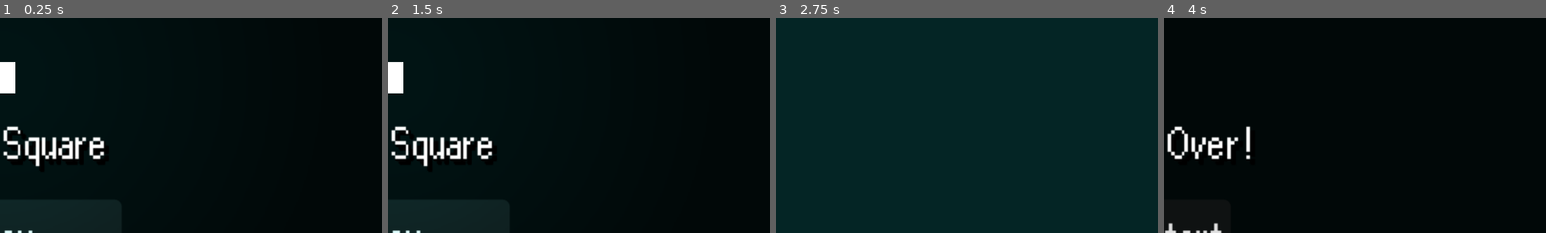
Above: before the commit, frames 1-4 (left to right).
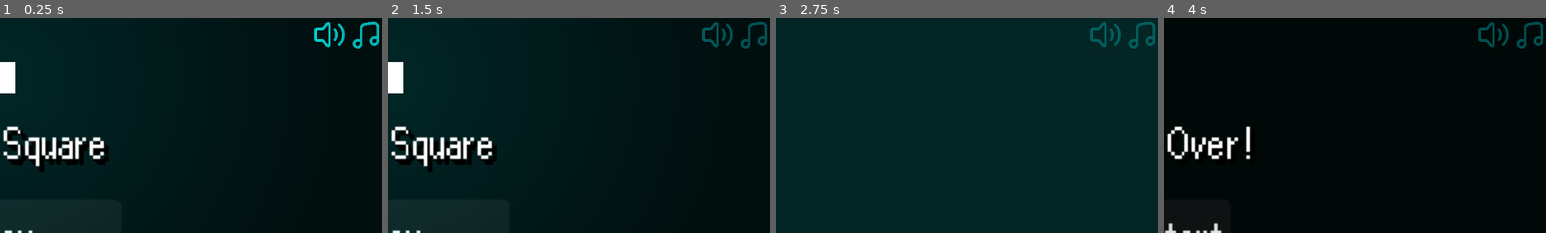
Above: after the commit, the same moments.

Repository: Nabil080/flappy-square
Game: Godot game, scene res://core/game.tscn
Same seed, same stepped clock (60 frames per second), same inputs: the game is played once before the commit and once after it.
Inputs (mouse positions are % of the whole screen's width and height, from its top left):
- Up to frame 1 (0.25 s): no input
- Up to frame 2 (1.5 s): click (98, 4) at 0.52 s; click (93, 4) at 1.27 s
- Up to frame 3 (2.75 s): click "Play" at 2 s
- Up to frame 4 (4 s): click (93, 4) at 2.77 s; click (93, 4) at 3.52 s
The pictures show only the part of the screen within x 50-100%, y 0-50%; the shares and areas given below are measured in that part.

The runs differ from the first frame. In frame 1, 0.7% of the frame differs, in the area x 82-100%, y 1-15%; in frame 2, 0.7%; in frame 3, 0.6%; in frame 4, 0.6%.

Commit message:
Sound buttons

Diff:
--- /dev/null
+++ b/UI/sound_buttons.gd
@@ -0,0 +1,17 @@
+extends Control
+
+@onready var sfx_button: TextureButton = $SfxButton
+@onready var music_button: TextureButton = $MusicButton
+
+func _on_music_button_toggled(toggled_on: bool) -> void:
+	Input.action_press("toggle_music")
+	Input.action_release("toggle_music")
+
+	music_button.self_modulate.a = 1.0 if toggled_on else 0.4  # full or dim
+
+
+func _on_sfx_button_toggled(toggled_on: bool) -> void:
+	Input.action_press("toggle_sfx")
+	Input.action_release("toggle_sfx")
+
+	sfx_button.self_modulate.a = 1.0 if toggled_on else 0.4
--- /dev/null
+++ b/UI/sound_buttons.tscn
@@ -0,0 +1,52 @@
+[gd_scene load_steps=4 format=3 uid="uid://c4ggvkfbuurq2"]
+
+[ext_resource type="Script" uid="uid://bt1vryu70k1by" path="res://UI/sound_buttons.gd" id="1_qduy1"]
+[ext_resource type="Texture2D" uid="uid://rrftw6fs2wpm" path="res://assets/sound-svgrepo-com(1).svg" id="2_qduy1"]
+[ext_resource type="Texture2D" uid="uid://d4fdhad16pmm0" path="res://assets/sound-on-svgrepo-com.svg" id="3_csj85"]
+
+[node name="SoundButtons" type="Control"]
+process_mode = 3
+layout_mode = 3
+anchors_preset = 1
+anchor_left = 1.0
+anchor_right = 1.0
+grow_horizontal = 0
+script = ExtResource("1_qduy1")
+
+[node name="MusicButton" type="TextureButton" parent="."]
+self_modulate = Color(0, 0.7155849, 0.7158631, 1)
+layout_mode = 1
+anchors_preset = 1
+anchor_left = 1.0
+anchor_right = 1.0
+offset_left = -14.0
+offset_bottom = 14.0
+grow_horizontal = 0
+focus_mode = 0
+toggle_mode = true
+button_pressed = true
+texture_normal = ExtResource("2_qduy1")
+texture_pressed = ExtResource("2_qduy1")
+ignore_texture_size = true
+stretch_mode = 0
+
+[node name="SfxButton" type="TextureButton" parent="."]
+self_modulate = Color(0, 0.7155849, 0.7158631, 1)
+layout_mode = 1
+anchors_preset = 1
+anchor_left = 1.0
+anchor_right = 1.0
+offset_left = -29.0
+offset_right = -15.0
+offset_bottom = 14.0
+grow_horizontal = 0
+focus_mode = 0
+toggle_mode = true
+button_pressed = true
+texture_normal = ExtResource("3_csj85")
+texture_pressed = ExtResource("3_csj85")
+ignore_texture_size = true
+stretch_mode = 0
+
+[connection signal="toggled" from="MusicButton" to="." method="_on_music_button_toggled"]
+[connection signal="toggled" from="SfxButton" to="." method="_on_sfx_button_toggled"]
--- a/UI/starting_menu.gd
+++ b/UI/starting_menu.gd
@@ -5,7 +5,7 @@
 	get_tree().paused = true
 
 func _on_button_pressed() -> void:
-	Music.play()
+	#Music.play()
 	get_tree().paused = false
 	hide()
 	$"../../Player".is_playing = true
--- a/UI/starting_menu.tscn
+++ b/UI/starting_menu.tscn
@@ -3,7 +3,7 @@
 [ext_resource type="Script" uid="uid://c25lclunrfres" path="res://UI/starting_menu.gd" id="1_wbhx8"]
 
 [sub_resource type="StyleBoxFlat" id="StyleBoxFlat_jobbv"]
-bg_color = Color(0, 0, 0, 0.78431374)
+bg_color = Color(0, 0, 0, 0.6156863)
 
 [node name="StartingMenu" type="Control"]
 process_mode = 2
--- /dev/null
+++ b/assets/sound-on-svgrepo-com.svg
@@ -0,0 +1,11 @@
+<!DOCTYPE svg PUBLIC "-//W3C//DTD SVG 1.1//EN" "http://www.w3.org/Graphics/SVG/1.1/DTD/svg11.dtd">
+<!-- Uploaded to: SVG Repo, www.svgrepo.com, Transformed by: SVG Repo Mixer Tools -->
+<svg width="800px" height="800px" viewBox="0 0 24 24" fill="none" xmlns="http://www.w3.org/2000/svg">
+
+<g id="SVGRepo_bgCarrier" stroke-width="0"/>
+
+<g id="SVGRepo_tracerCarrier" stroke-linecap="round" stroke-linejoin="round"/>
+
+<g id="SVGRepo_iconCarrier"> <path d="M2 14.9588L2 9.04123C2 8.46617 2.44772 8 3 8H6.58579C6.851 8 7.10536 7.8903 7.29289 7.69503L10.2929 4.30706C10.9229 3.65112 12 4.11568 12 5.04332V18.9567C12 19.8908 10.91 20.3524 10.2839 19.6834L7.29437 16.3145C7.10615 16.1134 6.84791 16 6.57824 16H3C2.44772 16 2 15.5338 2 14.9588Z" stroke="#ffffff" stroke-width="2" stroke-linecap="round" stroke-linejoin="round"/> <path d="M16 8.5C17.3333 10.2778 17.3333 13.7222 16 15.5" stroke="#ffffff" stroke-width="2" stroke-linecap="round" stroke-linejoin="round"/> <path d="M19 5C22.9879 8.80835 23.0121 15.2171 19 19" stroke="#ffffff" stroke-width="2" stroke-linecap="round" stroke-linejoin="round"/> </g>
+
+</svg>
--- /dev/null
+++ b/assets/sound-svgrepo-com(1).svg
@@ -0,0 +1,11 @@
+<!DOCTYPE svg PUBLIC "-//W3C//DTD SVG 1.1//EN" "http://www.w3.org/Graphics/SVG/1.1/DTD/svg11.dtd">
+<!-- Uploaded to: SVG Repo, www.svgrepo.com, Transformed by: SVG Repo Mixer Tools -->
+<svg width="800px" height="800px" viewBox="0 0 24 24" version="1.1" xmlns="http://www.w3.org/2000/svg" xmlns:xlink="http://www.w3.org/1999/xlink" fill="#000000">
+
+<g id="SVGRepo_bgCarrier" stroke-width="0"/>
+
+<g id="SVGRepo_tracerCarrier" stroke-linecap="round" stroke-linejoin="round"/>
+
+<g id="SVGRepo_iconCarrier"> <title>Sound</title> <g id="Page-1" stroke="none" stroke-width="1" fill="none" fill-rule="evenodd"> <g id="Sound"> <rect id="Rectangle" fill-rule="nonzero" x="0" y="0" width="24" height="24"> </rect> <path d="M21,16 L21,6.54138 C21,4.68756 19.3354,3.27743 17.5068,3.5822 L11.5068,4.5822 C10.0602,4.82329 9,6.07486 9,7.54138 L9,18" id="Path" stroke="#ffffff" stroke-width="2" stroke-linecap="round"> </path> <path d="M6.5,21 C7.88071,21 9,19.8807 9,18.5 L9,16 L6.5,16 C5.11929,16 4,17.1193 4,18.5 C4,19.8807 5.11929,21 6.5,21 Z" id="Path" stroke="#ffffff" stroke-width="2" stroke-linecap="round"> </path> <path d="M18.5,19 C19.8807,19 21,17.8807 21,16.5 L21,14 L18.5,14 C17.1193,14 16,15.1193 16,16.5 C16,17.8807 17.1193,19 18.5,19 Z" id="Path" stroke="#ffffff" stroke-width="2" stroke-linecap="round"> </path> </g> </g> </g>
+
+</svg>
--- a/core/game.gd
+++ b/core/game.gd
@@ -10,7 +10,6 @@
 
 var score := 0
 var best_score := 0
-
 
 func _ready() -> void:
 	_load_data()
--- a/core/game.tscn
+++ b/core/game.tscn
@@ -1,10 +1,11 @@
-[gd_scene load_steps=10 format=3 uid="uid://de6r0u0ts5icg"]
+[gd_scene load_steps=11 format=3 uid="uid://de6r0u0ts5icg"]
 
 [ext_resource type="Script" uid="uid://bqq3unspphv04" path="res://core/game.gd" id="1_a04qp"]
 [ext_resource type="PackedScene" uid="uid://fdaqc1nnjjjc" path="res://entities/player.tscn" id="1_d3un6"]
 [ext_resource type="Script" uid="uid://b65on5c3f8f6l" path="res://core/pipe_manager.gd" id="2_5sg27"]
 [ext_resource type="FontFile" uid="uid://cg24g0btouosh" path="res://assets/ari-w9500-condensed.ttf" id="2_a04qp"]
 [ext_resource type="PackedScene" uid="uid://dr7jkik87k7qj" path="res://UI/game_over_menu.tscn" id="3_sjcnv"]
+[ext_resource type="PackedScene" uid="uid://c4ggvkfbuurq2" path="res://UI/sound_buttons.tscn" id="5_gjr3k"]
 [ext_resource type="AudioStream" uid="uid://17hthmxx7u81" path="res://assets/game-over-arcade-6435.mp3" id="6_cjuek"]
 [ext_resource type="PackedScene" uid="uid://cf8regt20yulc" path="res://UI/starting_menu.tscn" id="7_vhpdd"]
 
@@ -58,6 +59,10 @@
 [node name="StartingMenu" parent="UI" instance=ExtResource("7_vhpdd")]
 layout_mode = 1
 
+[node name="SoundButtons" parent="UI" instance=ExtResource("5_gjr3k")]
+z_index = 10
+layout_mode = 1
+
 [node name="Floor" type="StaticBody2D" parent="." groups=["enemy"]]
 position = Vector2(160, 180)
 
@@ -88,6 +93,7 @@
 [node name="GameOverSound" type="AudioStreamPlayer" parent="."]
 process_mode = 3
 stream = ExtResource("6_cjuek")
+bus = &"sfx"
 
 [connection signal="game_restarted" from="UI/GameOverMenu" to="." method="_on_game_over_menu_game_restarted"]
 [connection signal="is_dead" from="Player" to="." method="_on_player_is_dead"]
--- /dev/null
+++ b/core/music.gd
@@ -0,0 +1,19 @@
+extends AudioStreamPlayer
+
+
+func _process(_delta: float) -> void:
+	if Input.is_action_just_pressed("toggle_music"):
+		toggle_music()
+	if Input.is_action_just_pressed("toggle_sfx"):
+		toggle_sfx()
+
+func toggle_music():
+	_toggle_bus("Music")
+
+func toggle_sfx():
+	_toggle_bus("sfx")
+
+func _toggle_bus(bus_name := "Master"):
+	var _bus := AudioServer.get_bus_index(bus_name)
+	var is_muted := AudioServer.is_bus_mute(_bus)
+	AudioServer.set_bus_mute(_bus, not is_muted)
--- a/core/music.tscn
+++ b/core/music.tscn
@@ -1,7 +1,11 @@
-[gd_scene load_steps=2 format=3 uid="uid://cmfs6diqsuvjl"]
+[gd_scene load_steps=3 format=3 uid="uid://cmfs6diqsuvjl"]
 
 [ext_resource type="AudioStream" uid="uid://dgnu41onv7bv0" path="res://assets/bird-chipping-426107.mp3" id="1_w6wps"]
+[ext_resource type="Script" uid="uid://c3im3qs0dmjwt" path="res://core/music.gd" id="2_76i33"]
 
 [node name="Music" type="AudioStreamPlayer"]
 process_mode = 3
 stream = ExtResource("1_w6wps")
+autoplay = true
+bus = &"Music"
+script = ExtResource("2_76i33")
--- a/core/pipe_manager.gd
+++ b/core/pipe_manager.gd
@@ -15,7 +15,7 @@
 	_spawn_loop()
 
 func reset():
-	for pipes in get_tree().get_nodes_in_group("pipes"): pipes.free()
+	for pipes in get_tree().get_nodes_in_group("pipes"): pipes.queue_free()
 
 func _spawn_loop() -> void:
 	while true:
--- a/core/pipes.tscn
+++ b/core/pipes.tscn
@@ -25,5 +25,6 @@
 process_mode = 3
 stream = ExtResource("3_l5dy0")
 volume_db = -7.5
+bus = &"sfx"
 
 [connection signal="body_entered" from="Area2D" to="." method="_on_area_2d_player_entered"]
--- /dev/null
+++ b/default_bus_layout.tres
@@ -0,0 +1,15 @@
+[gd_resource type="AudioBusLayout" format=3 uid="uid://c47j1jemfy24v"]
+
+[resource]
+bus/1/name = &"Music"
+bus/1/solo = false
+bus/1/mute = false
+bus/1/bypass_fx = false
+bus/1/volume_db = 0.0
+bus/1/send = &"Master"
+bus/2/name = &"sfx"
+bus/2/solo = false
+bus/2/mute = false
+bus/2/bypass_fx = false
+bus/2/volume_db = 0.0
+bus/2/send = &"Master"
--- a/entities/player.gd
+++ b/entities/player.gd
@@ -35,7 +35,10 @@
 		velocity.y += GRAVITY * delta
 
 	# Flap
-	if Input.is_action_just_pressed("flap") and is_playing:
+	if (is_playing and
+		(Input.is_action_just_pressed("flap") or
+		Input.is_mouse_button_pressed(MOUSE_BUTTON_LEFT) and not _is_over_ui())
+		):
 		velocity.y = -FLAP_STRENGTH
 		audio_stream_player.pitch_scale = randf_range(0.8, 1.2)
 		audio_stream_player.play()
@@ -53,7 +56,7 @@
 	rotation = lerp(rotation, target_rotation, 0.1)
 
 func _manage_collision(collision: KinematicCollision2D):
-	if collision.get_collider().is_in_group("enemy"):
+	if is_playing and collision.get_collider().is_in_group("enemy"):
 		print("Player died")
 		mesh_instance_2d.modulate = Color.RED
 		collision_shape_2d.disabled = true
@@ -66,3 +69,9 @@
 
 func start():
 	is_playing = true
+
+
+func _is_over_ui() -> bool:
+	var hovered = get_viewport().gui_get_hovered_control()
+	print(hovered)
+	return hovered != null and hovered.name != "Background"
--- a/entities/player.tscn
+++ b/entities/player.tscn
@@ -33,6 +33,7 @@
 [node name="AudioStreamPlayer" type="AudioStreamPlayer" parent="."]
 process_mode = 3
 stream = ExtResource("2_b0kkn")
+bus = &"sfx"
 
 [node name="PointLight2D" type="PointLight2D" parent="."]
 color = Color(1.540184e-06, 0.7709061, 0.774441, 1)
--- a/project.godot
+++ b/project.godot
@@ -44,7 +44,16 @@
 flap={
 "deadzone": 0.2,
 "events": [Object(InputEventKey,"resource_local_to_scene":false,"resource_name":"","device":-1,"window_id":0,"alt_press …(191 unchanged characters)…
-, Object(InputEventMouseButton,"resource_local_to_scene":false,"resource_name":"","device":-1,"window_id":0,"alt_pressed":false,"shift_pressed":false,"ctrl_pressed":false,"meta_pressed":false,"button_mask":0,"position":Vector2(0, 0),"global_position":Vector2(0, 0),"factor":1.0,"button_index":1,"canceled":false,"pressed":false,"double_click":false,"script":null)
+]
+}
+toggle_music={
+"deadzone": 0.2,
+"events": [Object(InputEventKey,"resource_local_to_scene":false,"resource_name":"","device":-1,"window_id":0,"alt_pressed":false,"shift_pressed":false,"ctrl_pressed":false,"meta_pressed":false,"pressed":false,"keycode":0,"physical_keycode":77,"key_label":0,"unicode":109,"location":0,"echo":false,"script":null)
+]
+}
+toggle_sfx={
+"deadzone": 0.2,
+"events": [Object(InputEventKey,"resource_local_to_scene":false,"resource_name":"","device":-1,"window_id":0,"alt_pressed":false,"shift_pressed":false,"ctrl_pressed":false,"meta_pressed":false,"pressed":false,"keycode":0,"physical_keycode":83,"key_label":0,"unicode":115,"location":0,"echo":false,"script":null)
 ]
 }
 
Not shown, added: UI/sound_buttons.gd.uid
Not shown, added: assets/sound-on-svgrepo-com.svg.import
Not shown, added: assets/sound-svgrepo-com(1).svg.import
Not shown, added: core/music.gd.uid
